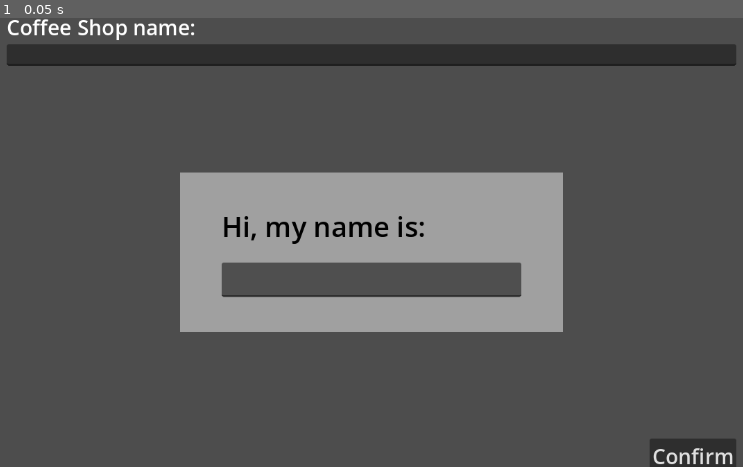
Above: before the commit, frame 1.
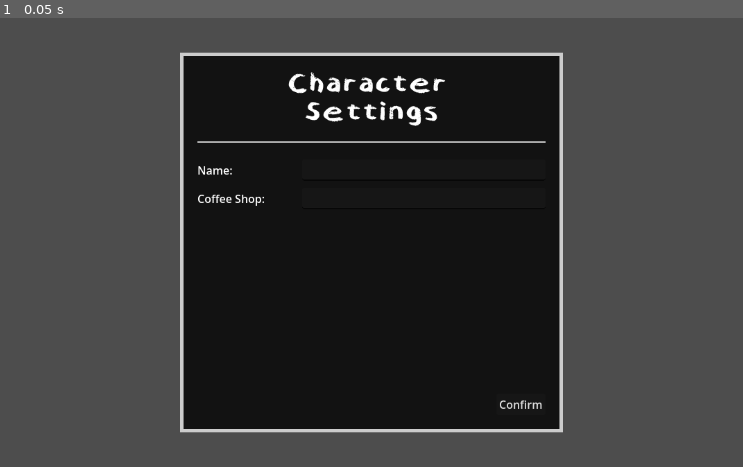
Above: after the commit, the same moment.

Repository: Jose-Prince/UVG-Tesis-Game
Game: Godot game, scene res://Scenes/character_editor.tscn
The game is run twice, just before and just after one commit, with the same random seed, the same clock (stepped at 60 frames per second) and the same inputs. This scene is started directly instead of the project's main scene.
Inputs:
- Up to frame 1 (0.05 s): no input

The runs differ from the first frame. In frame 1, 47% of the frame differs, in the area x 0-100%, y 0-100%.

Commit message:
style: character settings

Diff:
--- a/Scenes/character_editor.tscn
+++ b/Scenes/character_editor.tscn
@@ -1,9 +1,22 @@
-[gd_scene format=3 uid="uid://by63rb41qrhjp"]
+[gd_scene format=3 uid="uid://j2pwgg4qqx3g"]
 
 [ext_resource type="Script" uid="uid://bx5hhn80ewyna" path="res://Scripts/name_entry.gd" id="1_3sdjg"]
+[ext_resource type="FontFile" uid="uid://bm4e365ecirdj" path="res://Fonts/Chalk.otf" id="2_7wrfq"]
 
-[sub_resource type="StyleBoxFlat" id="StyleBoxFlat_3q7ch"]
-bg_color = Color(0.627451, 0.627451, 0.627451, 1)
+[sub_resource type="StyleBoxFlat" id="StyleBoxFlat_1vb4o"]
+bg_color = Color(0.07058824, 0.07058824, 0.07058824, 1)
+border_width_left = 5
+border_width_top = 5
+border_width_right = 5
+border_width_bottom = 5
+
+[sub_resource type="FontVariation" id="FontVariation_uvaie"]
+base_font = ExtResource("2_7wrfq")
+
+[sub_resource type="StyleBoxFlat" id="StyleBoxFlat_7wrfq"]
+bg_color = Color(1, 1, 1, 1)
+border_width_left = 5
+border_width_top = 2
 
 [node name="InputSystem" type="Control" unique_id=42196537]
 layout_mode = 3
@@ -14,71 +27,86 @@
 grow_vertical = 2
 script = ExtResource("1_3sdjg")
 
-[node name="MarginContainer" type="MarginContainer" parent="." unique_id=358549706]
+[node name="MarginContainer" type="MarginContainer" parent="." unique_id=190599061]
 layout_mode = 1
 anchors_preset = 15
 anchor_right = 1.0
 anchor_bottom = 1.0
 grow_horizontal = 2
 grow_vertical = 2
-theme_override_constants/margin_left = 50
+theme_override_constants/margin_left = 300
 theme_override_constants/margin_top = 50
-theme_override_constants/margin_right = 50
+theme_override_constants/margin_right = 300
 theme_override_constants/margin_bottom = 50
 
-[node name="VBoxContainer" type="VBoxContainer" parent="MarginContainer" unique_id=633365435]
+[node name="PanelContainer" type="PanelContainer" parent="MarginContainer" unique_id=923155811]
+layout_mode = 2
+theme_override_styles/panel = SubResource("StyleBoxFlat_1vb4o")
+
+[node name="MarginContainer" type="MarginContainer" parent="MarginContainer/PanelContainer" unique_id=1254084186]
+layout_mode = 2
+theme_override_constants/margin_left = 20
+theme_override_constants/margin_top = 20
+theme_override_constants/margin_right = 20
+theme_override_constants/margin_bottom = 20
+
+[node name="VBoxContainer" type="VBoxContainer" parent="MarginContainer/PanelContainer/MarginContainer" unique_id=299134883]
+layout_mode = 2
+theme_override_constants/separation = 20
+
+[node name="TitleDisplay" type="HBoxContainer" parent="MarginContainer/PanelContainer/MarginContainer/VBoxContainer" unique_id=1518961979]
 layout_mode = 2
 alignment = 1
 
-[node name="RestaurantLabel" type="Label" parent="MarginContainer/VBoxContainer" unique_id=1372238464]
+[node name="Label" type="Label" parent="MarginContainer/PanelContainer/MarginContainer/VBoxContainer/TitleDisplay" unique_id=402418289]
 layout_mode = 2
-theme_override_font_sizes/font_size = 30
-text = "Coffee Shop name:"
+theme_override_fonts/font = SubResource("FontVariation_uvaie")
+theme_override_font_sizes/font_size = 50
+text = "Character
+Settings"
+horizontal_alignment = 1
+vertical_alignment = 1
 
-[node name="CoffeeshopEdit" type="LineEdit" parent="MarginContainer/VBoxContainer" unique_id=878892597]
+[node name="HSeparator" type="HSeparator" parent="MarginContainer/PanelContainer/MarginContainer/VBoxContainer" unique_id=32842330]
 layout_mode = 2
+theme_override_constants/separation = 10
+theme_override_styles/separator = SubResource("StyleBoxFlat_7wrfq")
 
-[node name="MarginContainer" type="MarginContainer" parent="MarginContainer/VBoxContainer" unique_id=269742076]
+[node name="VBoxContainer" type="VBoxContainer" parent="MarginContainer/PanelContainer/MarginContainer/VBoxContainer" unique_id=1352691724]
 layout_mode = 2
 size_flags_vertical = 3
-theme_override_constants/margin_left = 250
-theme_override_constants/margin_top = 150
-theme_override_constants/margin_right = 250
-theme_override_constants/margin_bottom = 150
+theme_override_constants/separation = 10
 
-[node name="NameTag" type="PanelContainer" parent="MarginContainer/VBoxContainer/MarginContainer" unique_id=1579444436]
+[node name="PlayerHDisplay" type="HBoxContainer" parent="MarginContainer/PanelContainer/MarginContainer/VBoxContainer/VBoxContainer" unique_id=612975715]
 layout_mode = 2
-theme_override_styles/panel = SubResource("StyleBoxFlat_3q7ch")
+size_flags_horizontal = 3
+theme_override_constants/separation = 100
 
-[node name="MarginContainer" type="MarginContainer" parent="MarginContainer/VBoxContainer/MarginContainer/NameTag" unique_id=2050480690]
+[node name="Label" type="Label" parent="MarginContainer/PanelContainer/MarginContainer/VBoxContainer/VBoxContainer/PlayerHDisplay" unique_id=821634944]
 layout_mode = 2
-theme_override_constants/margin_left = 60
-theme_override_constants/margin_top = 50
-theme_override_constants/margin_right = 60
-theme_override_constants/margin_bottom = 50
+text = "Name:"
 
-[node name="VBoxContainer" type="VBoxContainer" parent="MarginContainer/VBoxContainer/MarginContainer/NameTag/MarginContainer" unique_id=109697897]
+[node name="LineEdit" type="LineEdit" parent="MarginContainer/PanelContainer/MarginContainer/VBoxContainer/VBoxContainer/PlayerHDisplay" unique_id=718567752]
 layout_mode = 2
-theme_override_constants/separation = 25
-alignment = 1
+size_flags_horizontal = 3
 
-[node name="Label" type="Label" parent="MarginContainer/VBoxContainer/MarginContainer/NameTag/MarginContainer/VBoxContainer" unique_id=1599420325]
+[node name="CoffeeShopHDisplay" type="HBoxContainer" parent="MarginContainer/PanelContainer/MarginContainer/VBoxContainer/VBoxContainer" unique_id=653472185]
 layout_mode = 2
-theme_override_colors/font_color = Color(0, 0, 0, 1)
-theme_override_font_sizes/font_size = 40
-text = "Hi, my name is:"
+size_flags_horizontal = 3
+theme_override_constants/separation = 53
 
-[node name="NameEdit" type="LineEdit" parent="MarginContainer/VBoxContainer/MarginContainer/NameTag/MarginContainer/VBoxContainer" unique_id=1902116683]
+[node name="Label" type="Label" parent="MarginContainer/PanelContainer/MarginContainer/VBoxContainer/VBoxContainer/CoffeeShopHDisplay" unique_id=1768391473]
 layout_mode = 2
-theme_override_font_sizes/font_size = 30
-alignment = 1
+text = "Coffee Shop:"
 
-[node name="HBoxContainer" type="HBoxContainer" parent="MarginContainer/VBoxContainer" unique_id=113858115]
+[node name="LineEdit" type="LineEdit" parent="MarginContainer/PanelContainer/MarginContainer/VBoxContainer/VBoxContainer/CoffeeShopHDisplay" unique_id=682741901]
+layout_mode = 2
+size_flags_horizontal = 3
+
+[node name="ButtonDisplay" type="HBoxContainer" parent="MarginContainer/PanelContainer/MarginContainer/VBoxContainer" unique_id=510557697]
 layout_mode = 2
 alignment = 2
 
-[node name="ConfirmButton" type="Button" parent="MarginContainer/VBoxContainer/HBoxContainer" unique_id=14992569]
+[node name="Button" type="Button" parent="MarginContainer/PanelContainer/MarginContainer/VBoxContainer/ButtonDisplay" unique_id=1740878238]
 layout_mode = 2
-theme_override_font_sizes/font_size = 30
-text = "Confirm
-"
+text = "Confirm"
--- a/Scripts/name_entry.gd
+++ b/Scripts/name_entry.gd
@@ -1,17 +1 @@
 extends Control
-
-signal names_confirmed(player_name, cafe_name)
-
-@onready var name_edit: LineEdit = $MarginContainer/VBoxContainer/MarginContainer/NameTag/MarginContainer/VBoxContainer/NameEdit
-@onready var coffeeshop_edit: LineEdit = $MarginContainer/VBoxContainer/CoffeeshopEdit
-
-@onready var confirm_button: Button = $MarginContainer/VBoxContainer/HBoxContainer/ConfirmButton
-
-func _ready() -> void:
-	confirm_button.pressed.connect(_on_confirm_pressed)
-
-func _on_confirm_pressed():
-	names_confirmed.emit(
-		name_edit.text,
-		coffeeshop_edit.text
-	)
Binary file added: Fonts/Chalk.otf
Not shown, added: Fonts/Chalk.otf.import
Not shown, added: Fonts/chalk.zip
